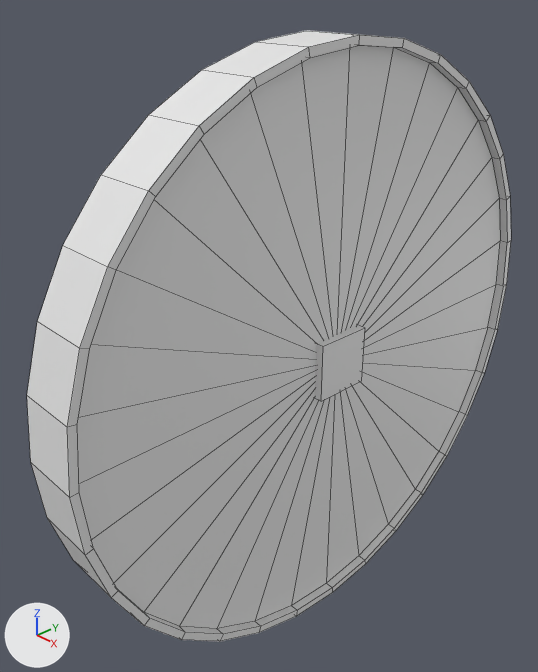
The Blender file The Wait Times Are Hell/Assets/Objects/Clock.blend: old version first, new version second.
Before and after are seen from a 50 mm lens placed at (14.97, -16.48, 11.56), pointed at (-1.39, -1.09, 0.54). Every picture has the same lights, and +X, +Y and +Z are marked at lower left. Mesh edges are drawn as thin lines.
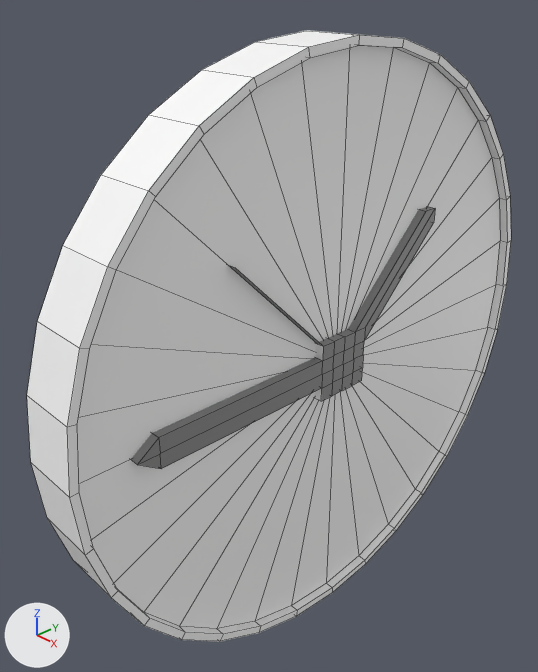
Where the change shows, as pixel boxes (x1, y1, x2, y2) in the pictures (538 x 672 px):
part 1 of me_cylinder, built on
    before: (314, 325, 365, 401)
    after: (131, 206, 435, 469)
part 2 of me_cylinder, recoloured
    both: (27, 30, 511, 642)

The change in detail:
Material 'Material.001' (mat_material_001) is new.
Its base color is (1.0, 1.0, 1.0) (white #ffffff).
Material 'Material.002' (mat_material_002) is new.
Its base color is (0.26, 0.26, 0.26) (grey #8b8b8b).
me_cylinder is used by ob_cylinder; location (0.0, 0.0, 0.0); rotation (0.0, 1.571, 0.0), in degrees (0, 90, 0); scale (10.0, 10.0, 1.0).
me_cylinder had 200 vertices, 168 faces and spanned x -1.0..1.0, y -1.0..1.0, z -1.0..1.0.
me_cylinder now has 266 vertices, 231 faces and spans x -1.0..1.0, y -1.0..1.0, z -1.0..1.0.
Part 1, on me_cylinder:
6 faces are deleted.
16 vertices are added at x -0.45..0.05, y -0.8..0.1, z -1.0..1.0.
6 new vertices lie (0.0, 0.05, 0.0) away from vertices in x -0.1..0.1, y -0.1, z -1.0..1.0.
6 new vertices lie (-0.05, 0.0, 0.0) away from vertices in x 0.05, y -0.1..0.1, z -1.0..1.0.
8 new vertices lie (0.0, 0.05, 0.0) away from vertices in x -0.1..0.1, y -0.05, z -1.0..1.0.
8 new vertices lie (0.05, 0.0, 0.0) away from vertices in x -0.1, y -0.1..0.1, z -1.0..1.0.
10 new vertices lie (0.0, -0.05, 0.0) away from vertices in x -0.1..0.1, y 0.1, z -1.0..1.0.
6 new vertices lie (-0.33, 0.33, 0.0) away from vertices in x -0.1..-0.05, y 0.05..0.1, z -1.0..1.0.
6 new vertices lie (0.0, -0.63, 0.0) away from vertices in x -0.05..0.05, y -0.1, z -1.0..1.0.
36 new faces join them, mat_material_001 (white #ffffff).
33 new faces join them, mat_material_002 (grey #8b8b8b).
me_cylinder part 2: 162 faces spanning x -1.0..1.0, y -1.0..1.0, z -1.0..1.0 switch from no material to mat_material_001 (white #ffffff).
me_cylinder now uses material mat_material_002 (grey #8b8b8b).
